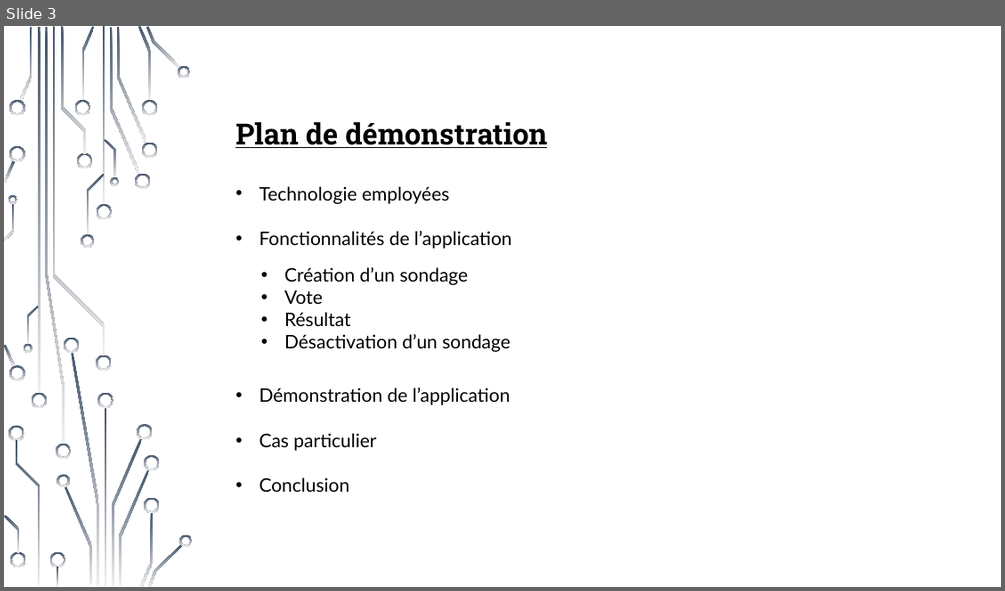
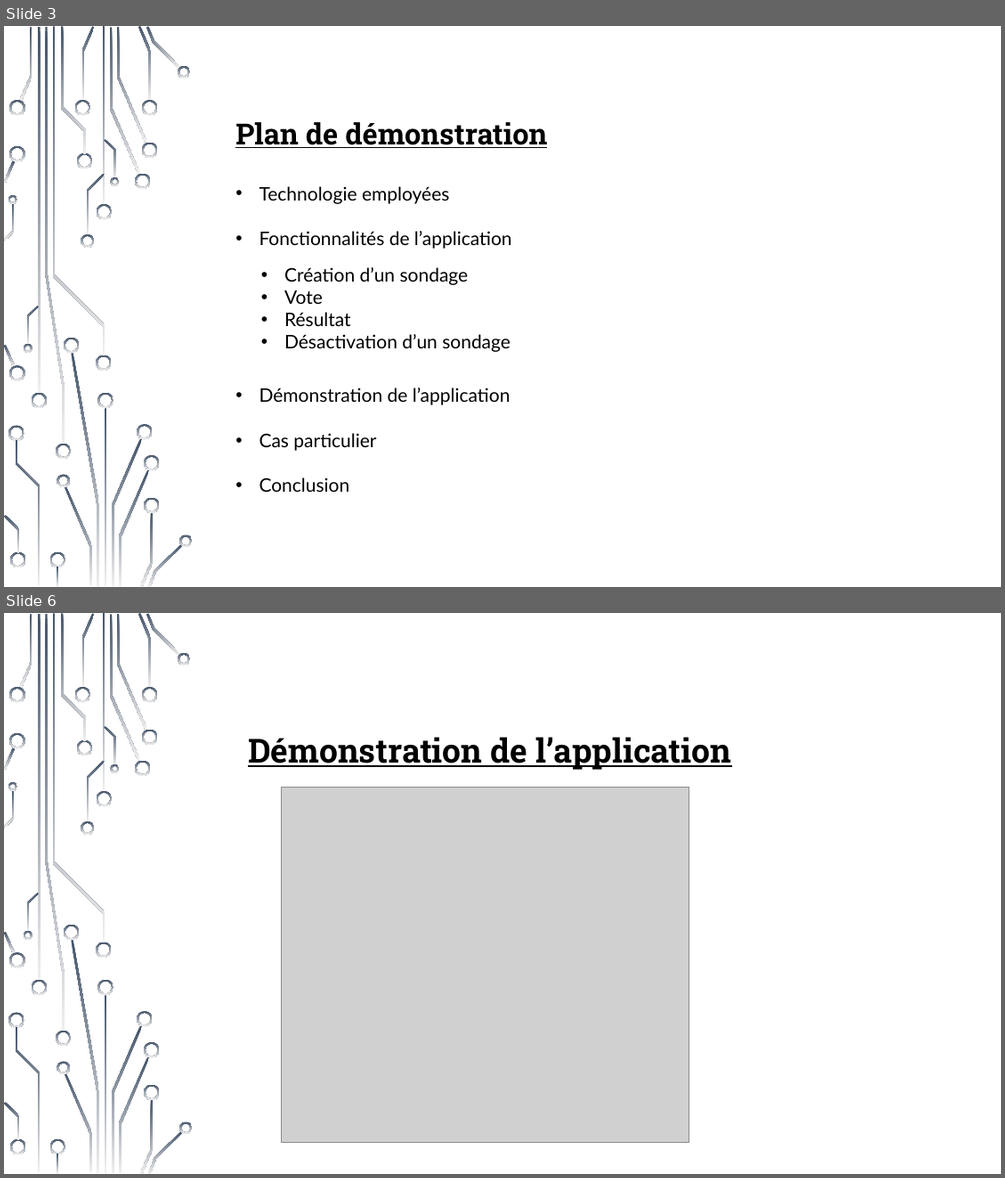
Before and after one commit to Holyz1988/PROJET1-ASP.NET, a slide deck: Présentation_demo_projet.pptx. Shown one above the other, each under a label of ours: slide 3 before the commit, slides 3 and 6 after it; the slides between them are not shown. The pictures are 1005x591 and 1005x1178 pixels, drawn with LibreOffice and Linux fonts; fonts in the diff are those of the drawing; grey boxes stand for pictures; background and template pictures are left out. Boxes give left, top, right and bottom in pixels: in the first picture for what was removed or moved away, otherwise in the second. Text is boxed around its words. In the diff, an @@ line names an element or a change of style, - is before the commit and + after.

```diff
--- a/Présentation_demo_projet.pptx
+++ b/Présentation_demo_projet.pptx
@@ slide 6 added at bbox=[4, 613, 1001, 1174], background picture (left out); not listed: 54 template elements that a slide beside it also shows @@
@@ text added at bbox=[248, 737, 731, 770], 32 pt, text #000000, bold, underline @@
+Démonstration de l’application
@@ picture added at bbox=[282, 787, 689, 1143] @@
```
Also in this commit, not shown: 1 slide changed, 1 other slide added, 2 slides removed, 8 other files.
